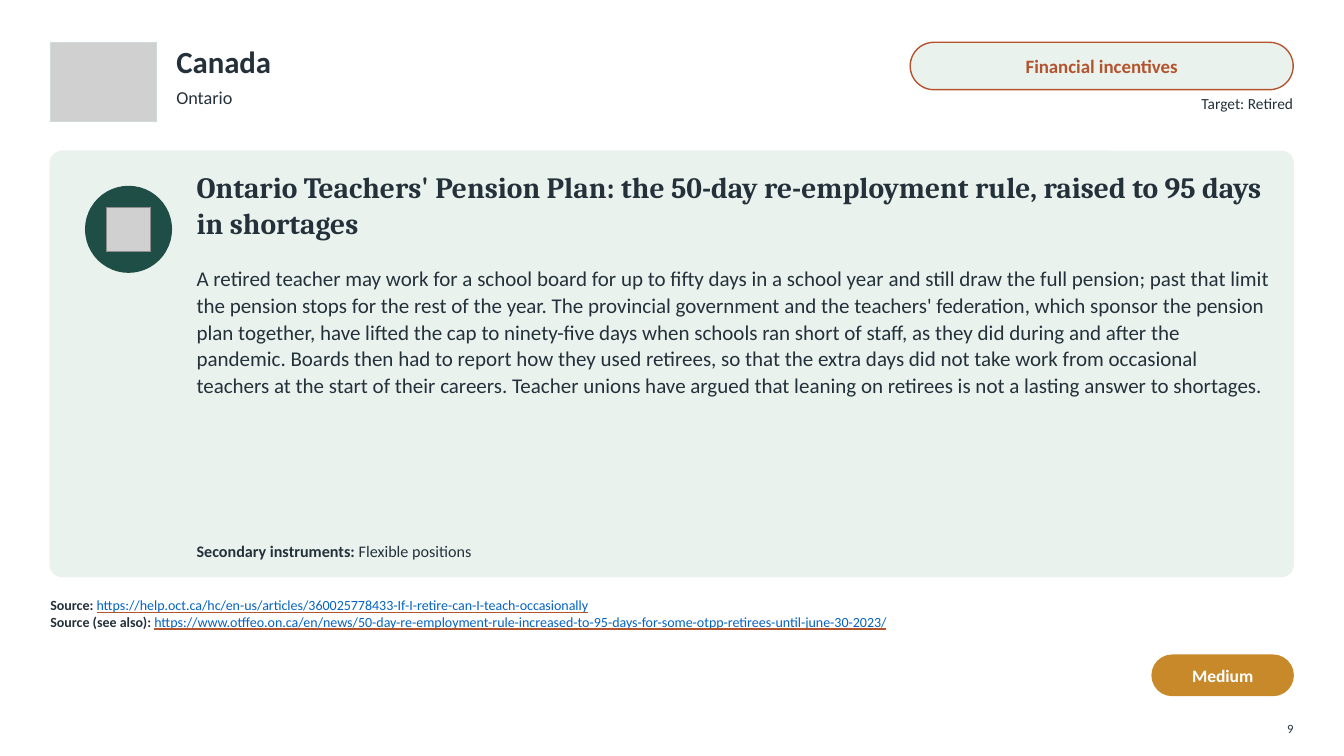
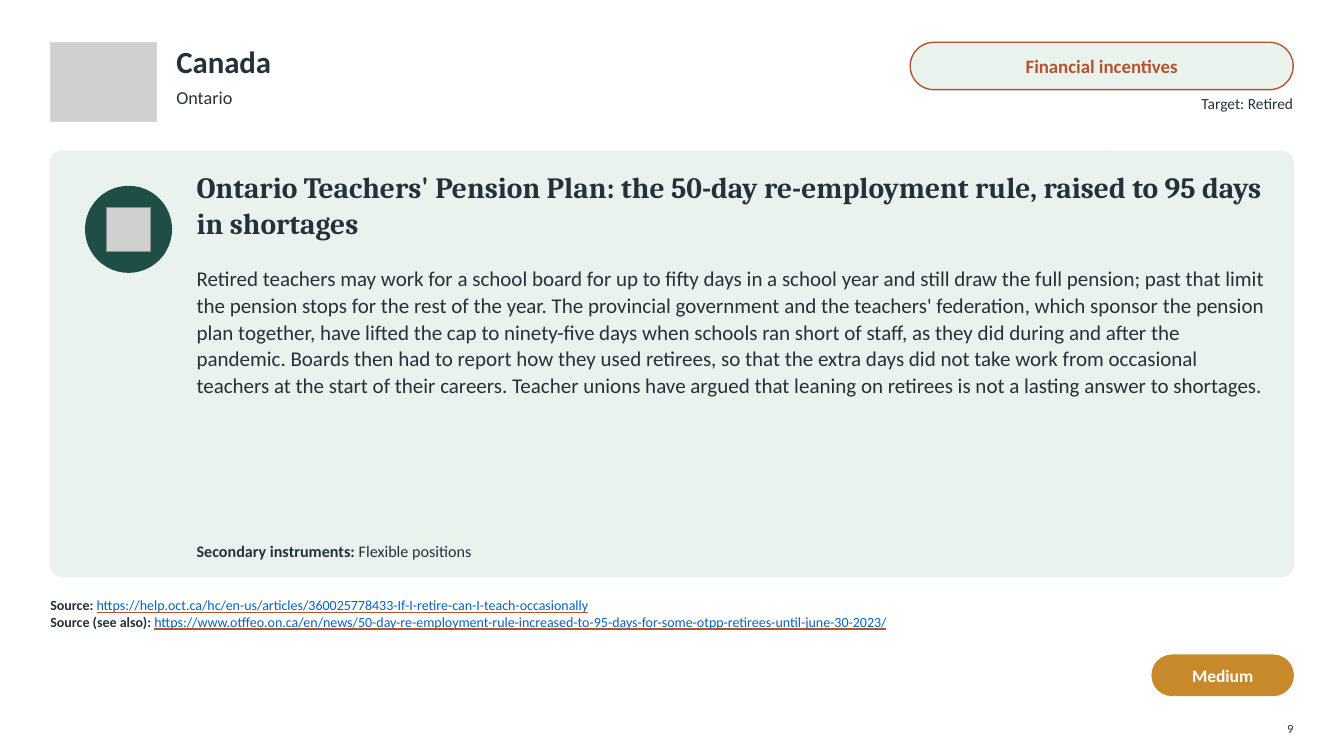
Before and after one commit to jedr1-ship-it/Alternative-Pathways----Quant, a slide deck: slide 9 of policies/Re-attracting_Former_Teachers.pptx. Drawn at 1344x756 pixels with LibreOffice and Linux fonts; fonts in the diff are those of the drawing; grey boxes stand for pictures. Boxes give left, top, right and bottom in pixels: in the first picture for what was removed or moved away, otherwise in the second. Text is boxed around its words. In the diff, an @@ line names an element or a change of style, - is before the commit and + after.

```diff
--- a/policies/Re-attracting_Former_Teachers.pptx
+++ b/policies/Re-attracting_Former_Teachers.pptx
@@ text at box(197, 271, 1264, 397): text changed @@
-A retired teacher may work for a school board for up to fifty days in a school year and still draw the full pension; past that limit the pension stops for the rest of the year. The provincial government and the teachers' federation, which sponsor the pension plan together, have lifted the cap to ninety-five days when schools ran short of staff, as they did during and after the pandemic. Boards then had to report how they used retirees, so that the extra days did not take work from occasional teachers at the start of their careers. Teacher unions have argued that leaning on retirees is not a lasting answer to shortages.
+Retired teachers may work for a school board for up to fifty days in a school year and still draw the full pension; past that limit the pension stops for the rest of the year. The provincial government and the teachers' federation, which sponsor the pension plan together, have lifted the cap to ninety-five days when schools ran short of staff, as they did during and after the pandemic. Boards then had to report how they used retirees, so that the extra days did not take work from occasional teachers at the start of their careers. Teacher unions have argued that leaning on retirees is not a lasting answer to shortages.
```
Also in this commit, not shown: 12 other slides changed, 2 other files.
